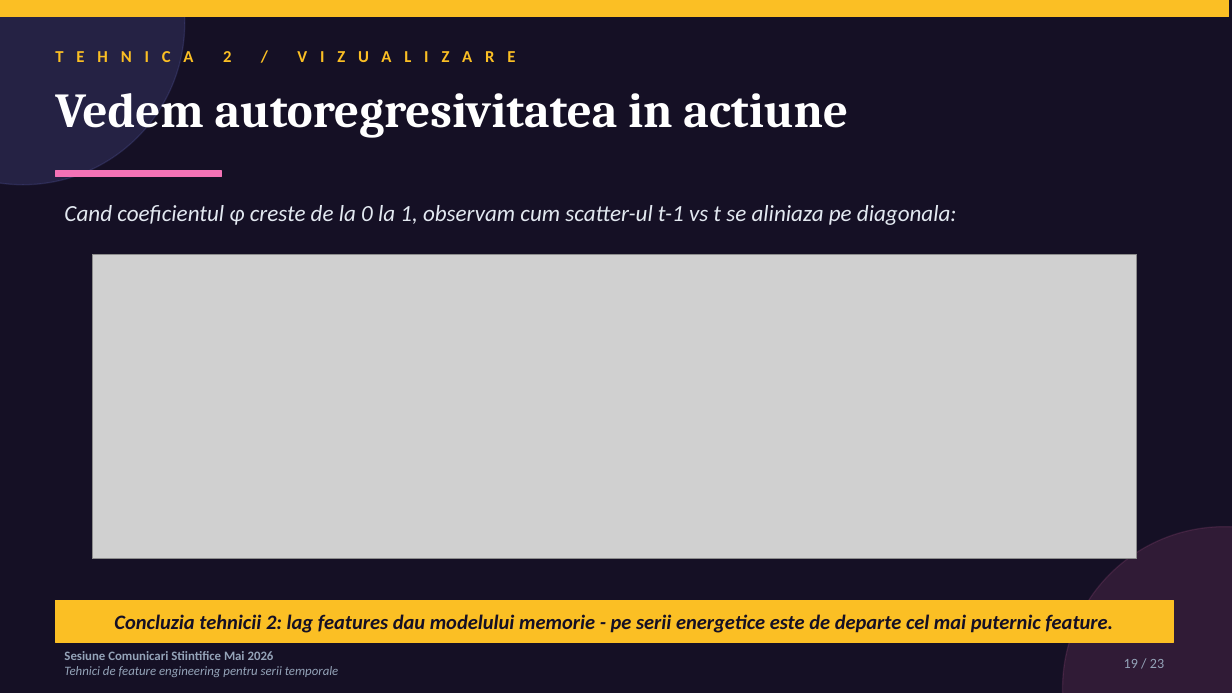
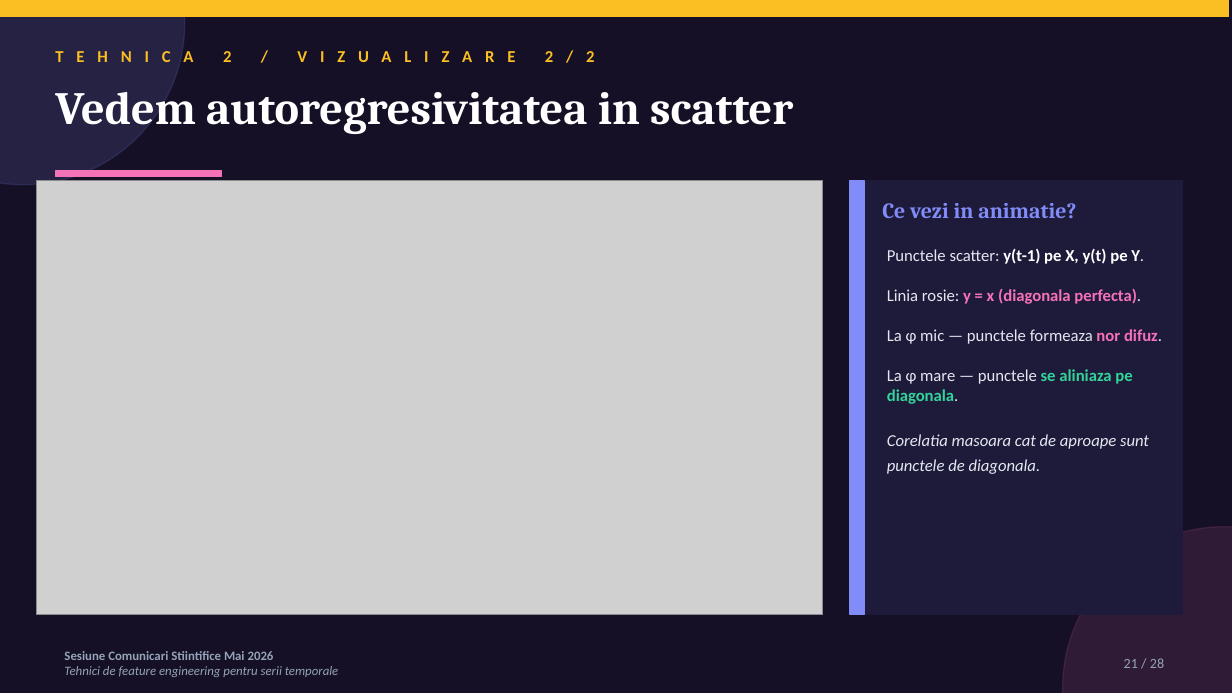
Before and after one commit to diana-nenu/Disertatie_AI_Platform, a slide deck: slide 21 of docs/SCSS/SCSS_FeatureEngineering_Diana_Nenu.pptx (slide 19 before the commit). Drawn at 1232x693 pixels with LibreOffice and Linux fonts; fonts in the diff are those of the drawing; grey boxes stand for pictures. Boxes give left, top, right and bottom in pixels: in the first picture for what was removed or moved away, otherwise in the second. Text is boxed around its words. In the diff, an @@ line names an element or a change of style, - is before the commit and + after.

Commit message:
SCSS pptx V4: figuri separate + analogii + grafice mai sugestive
Refacere cf. feedback:
* Graficul comparativ linear vs cerc SPLITAT in 2 slide-uri separate (slide 12 si 13)
  - slide 12: doar profilul orar linear cu adnotare 'distanta 23' + 'consum acelasi'
  - slide 13: doar cercul orelor cu evidentiere ora 23/0 vecine pe cerc
* GIF AR (serie + scatter) SPLITAT in 2 slide-uri (20 si 21)
  - slide 20: doar GIF serie temporala cu adnotari dinamice (zgomot/moderat/autoregresiv)
  - slide 21: doar GIF scatter t-1 vs t cu adnotari dinamice
* 4 SLIDE-URI NOI cu analogii din viata de zi cu zi:
  - slide 11: analogie CEAS DE PERETE (encoding ciclic)
  - slide 17: analogie ZGOMOT RADIO vs CONVERSATIE (autoregresivitate)
  - slide 22: analogie TERMOMETRU MEDICAL (rolling features)
  - slide 24: analogie PROFESOR CARE PRIVESTE IN LUCRARE (data leakage)
* Figuri regenerate mai sugestive cu adnotari clare:
  - fig_fe_linear_only.png: sageti, cercuri rotative pe ora 23/0
  - fig_fe_cerc_only.png: cerc mare cu ora 23/0 evidentiate verde
* Total slide-uri: 23 -> 28 (5 noi pentru analogii)
* Tema dark Gamma-style pastrata
* Animatii click NU prezente (doar tranzitii fade intre slide-uri)
* Slide-ul Astept intrebarile NU exista (integrat in concluzii)

```diff
--- a/docs/SCSS/SCSS_FeatureEngineering_Diana_Nenu.pptx
+++ b/docs/SCSS/SCSS_FeatureEngineering_Diana_Nenu.pptx
@@ text at (223,51,594,62): text changed @@
-TEHNICA 2 / VIZUALIZARE
+TEHNICA 2 / VIZUALIZARE 2/2
@@ text at (55,92,793,134): text changed; size 38 to 36 pt @@
-Vedem autoregresivitatea in actiune
+Vedem autoregresivitatea in scatter
@@ picture: place and size @@
-picture at (92,254,1137,559)
+picture at (37,180,823,615)
@@ text removed at (64,205,957,225) @@
-Cand coeficientul φ creste de la 0 la 1, observam cum scatter-ul t-1 vs t se aliniaza pe diagonala:
@@ rectangle added at (850,180,1183,615), fill #1E1A3A, outline #1E1A3A 1 pt @@
@@ rectangle added at (850,180,864,615), fill #818CF8, outline #818CF8 1 pt @@
@@ text added at (882,203,1076,218), 17 pt, text #818CF8, bold @@
+Ce vezi in animatie?
@@ text added at (887,249,1162,474), 13 pt, text #E2E8F0 @@
+Punctele scatter: y(t-1) pe X, y(t) pe Y.
+Linia rosie: y = x (diagonala perfecta).
+La φ mic — punctele formeaza nor difuz.
+La φ mare — punctele se aliniaza pe diagonala.
+Corelatia masoara cat de aproape sunt punctele de diagonala.
@@ rectangle removed at (55,601,1174,642) @@
@@ text removed at (114,614,1113,633) @@
-Concluzia tehnicii 2: lag features dau modelului memorie - pe serii energetice este de departe cel mai puternic feature.
@@ text at (1124,658,1164,668): text changed @@
-19 / 23
+21 / 28
```
Also in this commit, not shown: 17 other slides changed, 9 slides added, 4 slides removed, 4 other files.
